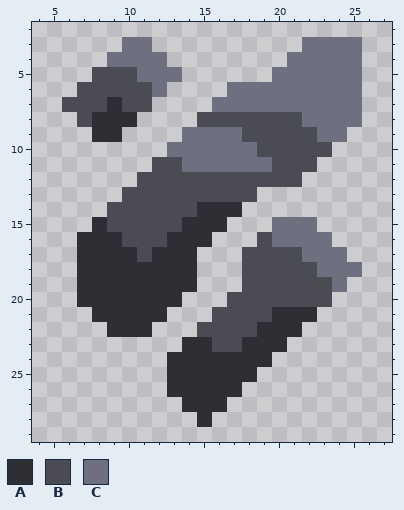
A pixel-art sprite gets an edit: sprites/items/iron.png. Above, as it was before the edit.
The file is 32x32 pixels. Shown: x 4..27, y 2..29.
Palette (. is transparent): A #2e2f34  B #4a4b53  C #6e7080
Pixels before, first column x 6:
 3 ....CC..........CCCC
 4 ...CCCC........CCCCC
 5 ..BBBCCC......CCCCCC
 6 .BBBBBC....CCCCCCCCC
 7 BBBABB....CCCCCCCCCC
 8 .BAAA....BBBBBBBCCCC
 9 ..AA....CCCCBBBBBCC.
10 .......CCCCCCBBBBB..
11 ......BBCCCCCCBBB...
12 .....BBBBBBBBBBB....
13 ....BBBBBBBBB.......
14 ...BBBBBBAAA........
15 ..ABBBBBAAA...CCC...
16 .AAABBBAAA...BCCCC..
17 .AAAABAAA...BBBBCCC.
18 .AAAAAAAA...BBBBBCCC
19 .AAAAAAAA...BBBBBBC.
20 .AAAAAAA...BBBBBBB..
21 ..AAAAA...BBBBAAA...
22 ...AAA...BBBBAAA....
23 ........AABBAAA.....
24 .......AAAAAAA......
25 .......AAAAAA.......
26 .......AAAAA........
27 ........AAA.........
28 .........A..........
New version:
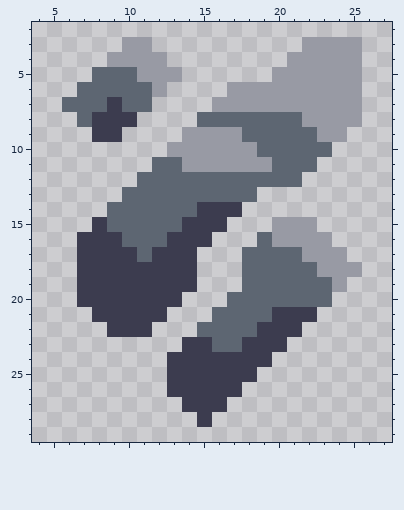
The exact change:
colour A: #2e2f34 -> #3c3c4f
colour B: #4a4b53 -> #5d6672
colour C: #6e7080 -> #989aa4
Boxes around the changes in both pictures, in picture pixels (x1, y1, x2, y2):
changed: (62, 37, 362, 427)
